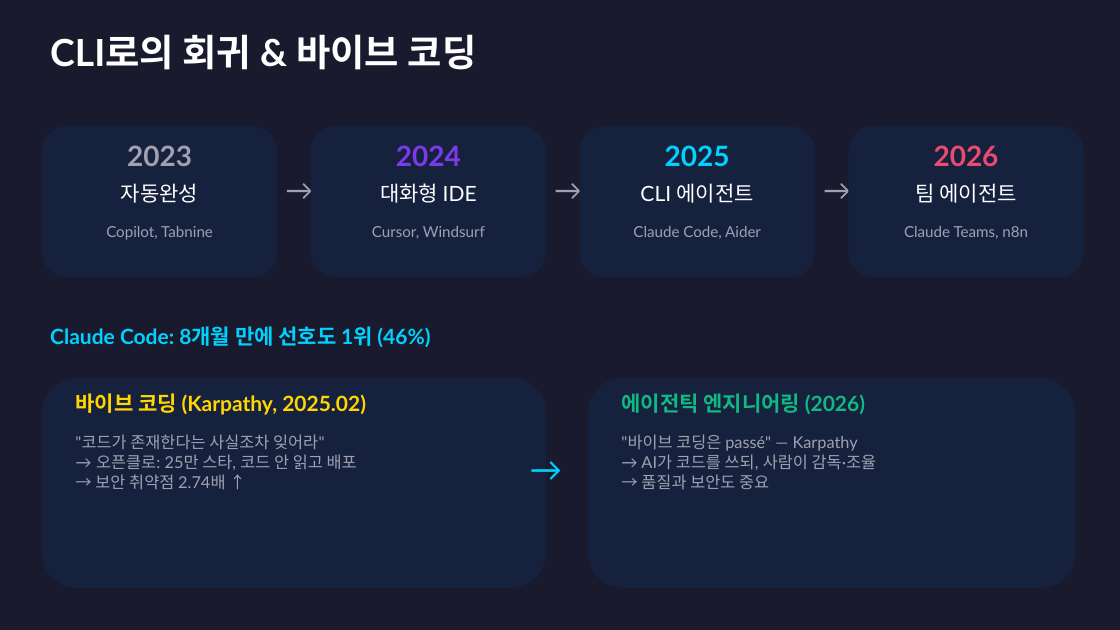
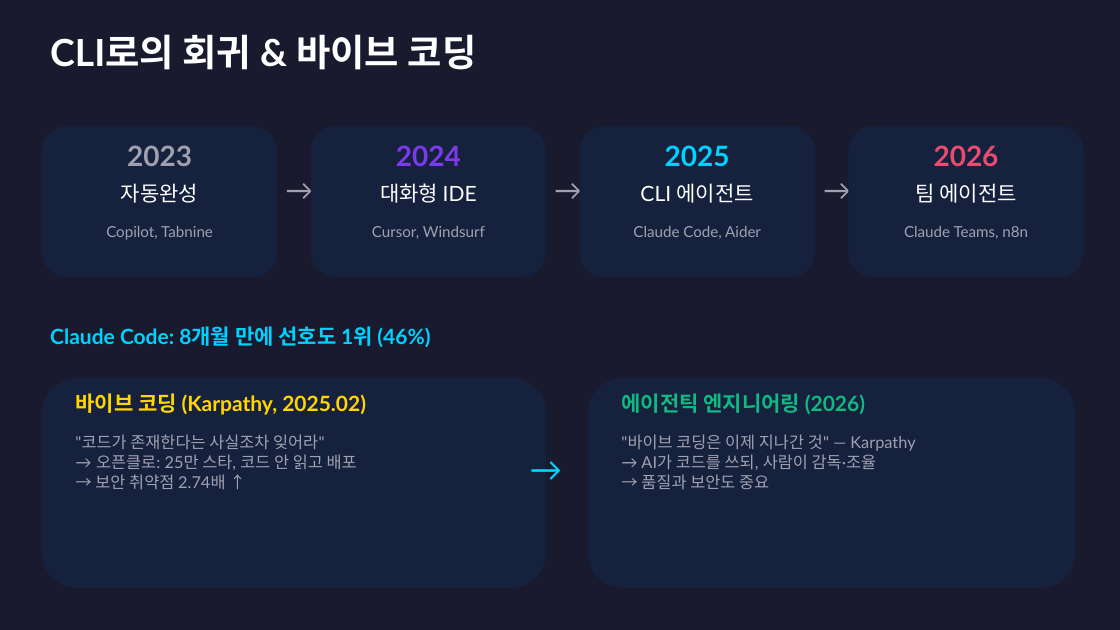
Before and after one commit to givethedog/ppt-maker, a slide deck: slide 10 of AI_트렌드_2025-2026.pptx. Drawn at 1120x630 pixels with LibreOffice and Linux fonts; fonts in the diff are those of the drawing. Boxes give left, top, right and bottom in pixels: in the first picture for what was removed or moved away, otherwise in the second. Text is boxed around its words. In the diff, an @@ line names an element or a change of style, - is before the commit and + after.

```diff
--- a/AI_트렌드_2025-2026.pptx
+++ b/AI_트렌드_2025-2026.pptx
@@ text at box(621, 434, 915, 489): text changed @@
-"바이브 코딩은 passé" — Karpathy
-→ AI가 코드를 쓰되, 사람이 감독·조율
-→ 품질과 보안도 중요
+"바이브 코딩은 이제 지나간 것" — Karpathy
+→ AI가 코드를 쓰되, 사람이 감독·조율
+→ 품질과 보안도 중요
```
Also in this commit, not shown: 3 other slides changed, 2 slides added, 1 slide removed, 2 other files.
